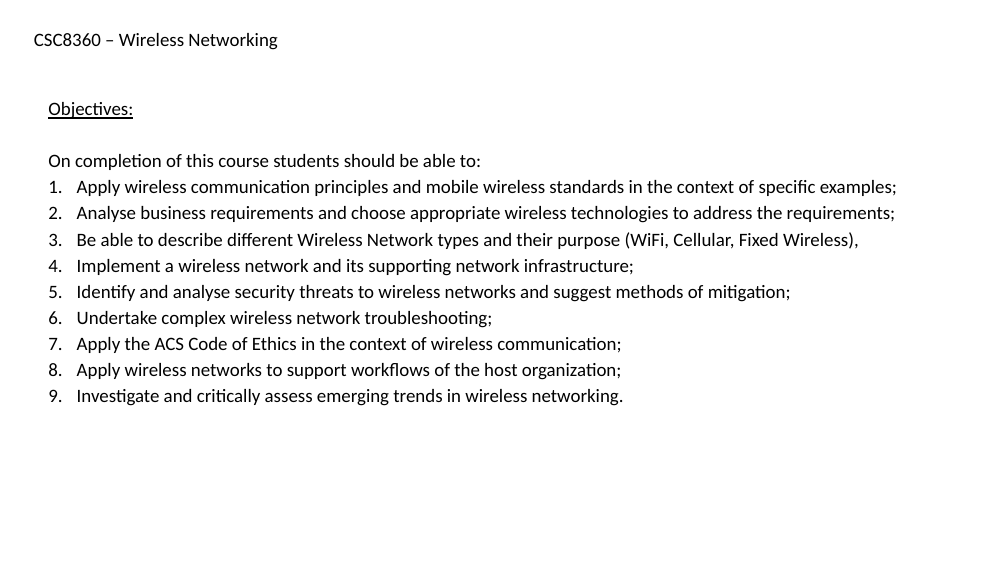
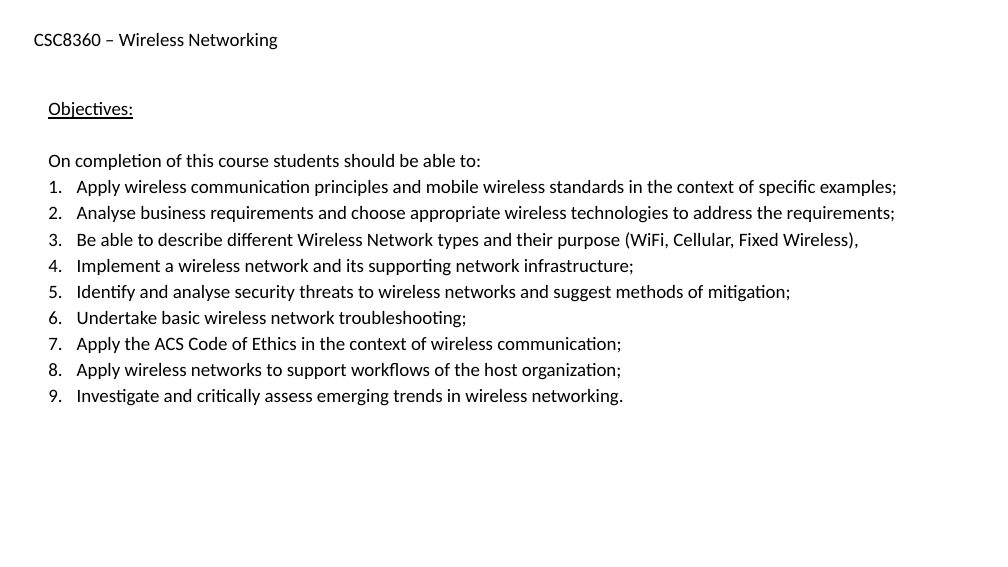
Before and after one commit to ronaddie/CSC3600, a slide deck: slide 1 of CSC8360 - Course Objectives.pptx. Drawn at 1008x567 pixels with LibreOffice and Linux fonts; fonts in the diff are those of the drawing. Boxes give left, top, right and bottom in pixels: in the first picture for what was removed or moved away, otherwise in the second. Text is boxed around its words. In the diff, an @@ line names an element or a change of style, - is before the commit and + after.

Commit message:
update

```diff
--- a/CSC8360 - Course Objectives.pptx
+++ b/CSC8360 - Course Objectives.pptx
@@ text at box(77, 311, 467, 328): text changed @@
-6. Undertake complex wireless network troubleshooting;
+6. Undertake basic wireless network troubleshooting;
```
Also in this commit, not shown: 1 slide removed.
